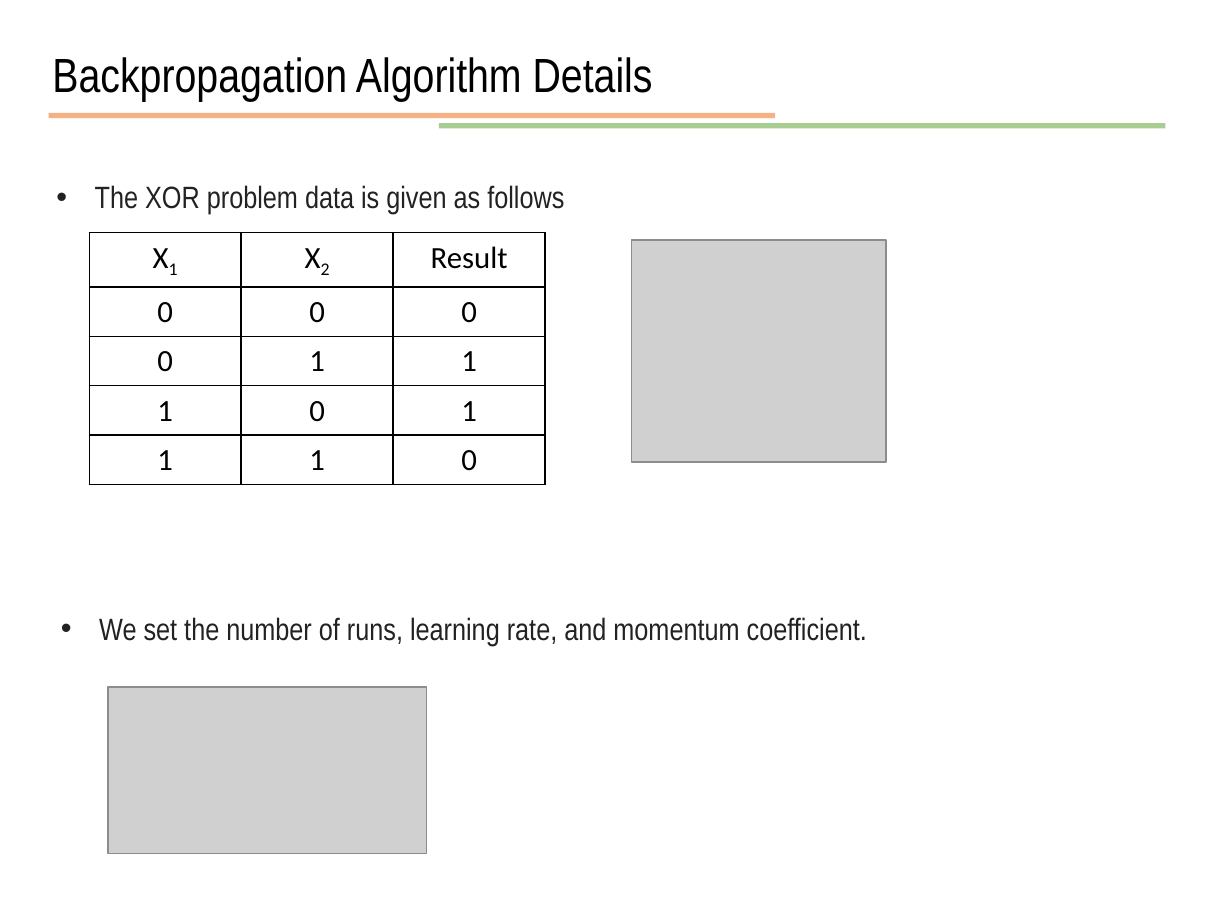
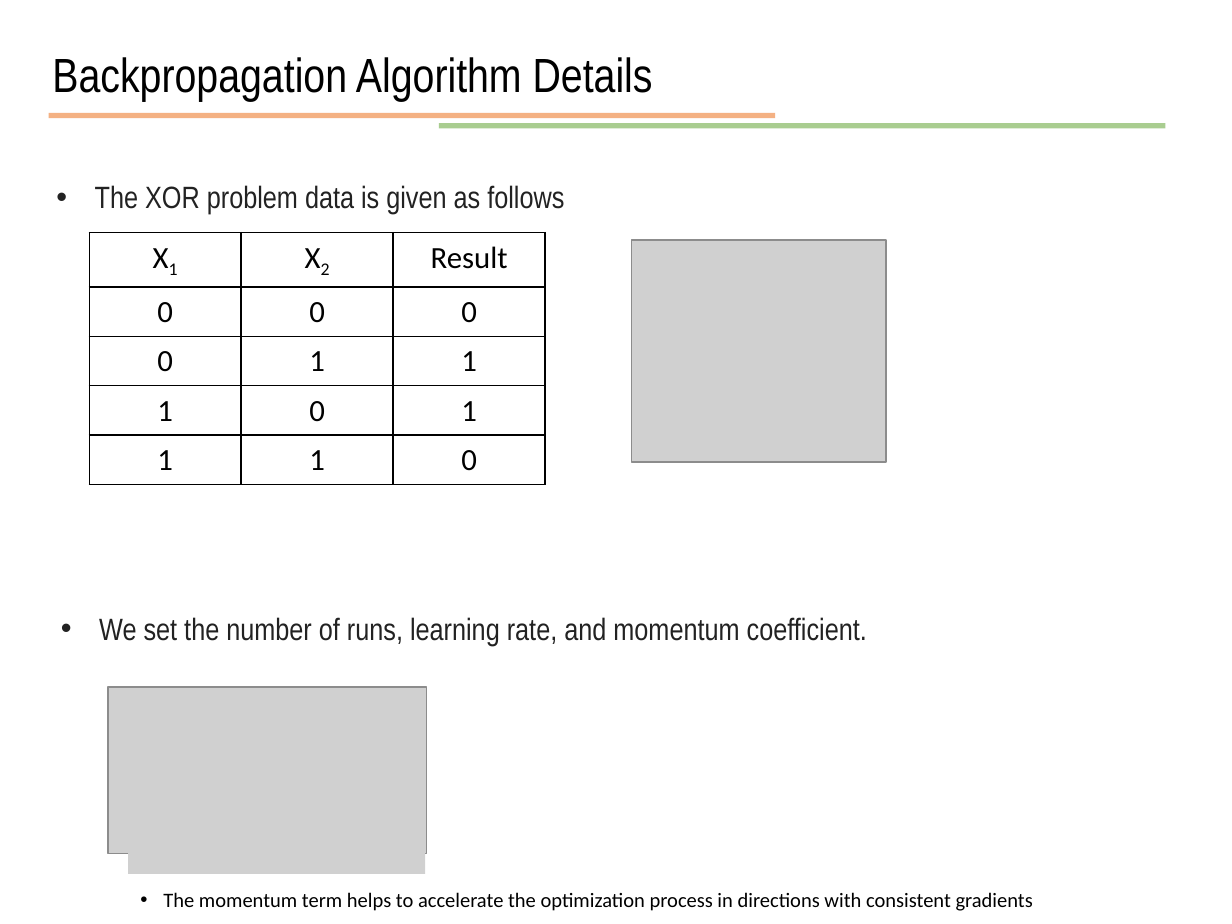
Before and after one commit to JunetaeKim/DeepLearningClass, a slide deck: slide 39 of Week7/week7 Backpropagation Algorithm Details.pptx. Drawn at 1232x924 pixels with LibreOffice and Linux fonts; fonts in the diff are those of the drawing; grey boxes stand for pictures. Boxes give left, top, right and bottom in pixels: in the first picture for what was removed or moved away, otherwise in the second. Text is boxed around its words. In the diff, an @@ line names an element or a change of style, - is before the commit and + after.

```diff
--- a/Week7/week7 Backpropagation Algorithm Details.pptx
+++ b/Week7/week7 Backpropagation Algorithm Details.pptx
@@ picture added at bbox=[128, 845, 425, 875] @@
@@ text added at bbox=[163, 892, 1033, 911], 12 pt, text #000000 @@
+• The momentum term helps to accelerate the optimization process in directions with consistent gradients
```
Also in this commit, not shown: 13 other slides changed, 1 slide added, 1 other file.
